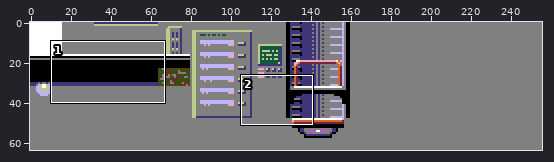
Sprite sheet, stored at resources/tilesets/level0.png. Above, an overview of the earlier version with the close-up marked.
Close-up. As it was:
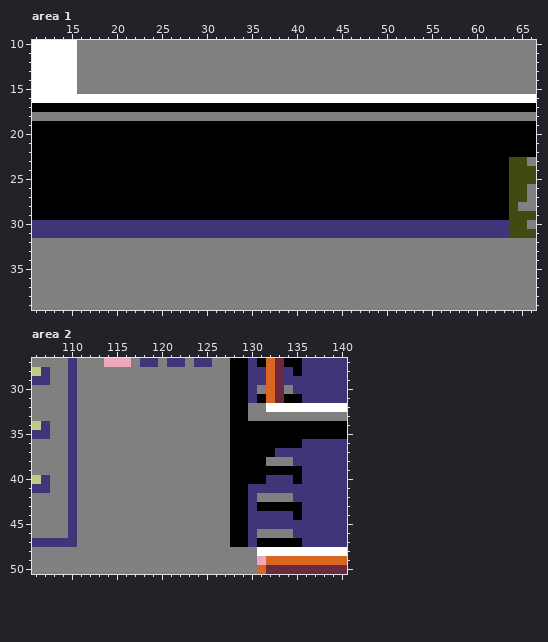
The file is 256x64 pixels. Colours within 5 levels of each other are drawn and written as one. Shown: area 1: x 11..66, y 10..39; area 2: x 106..140, y 27..50.
The result:
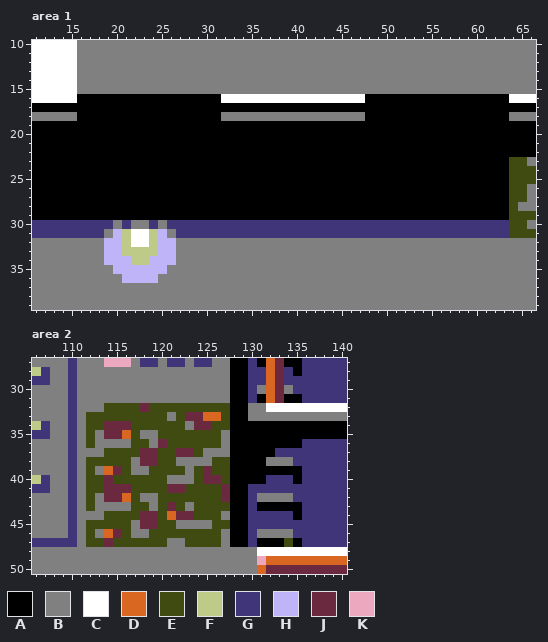
Palette (. is transparent): A #000000  B #808080  C #ffffff  D #d96722  E #404b12  F #beca87  G #403578  H #bfb4f8  J #6b2940  K #eca8bf
Changes in this commit:
Area 1:
Colour A replaces colour B in row 18 at x 16 to 31 and 48 to 63.
Colour A replaces colour C in row 16 at x 16 to 31 and 48 to 63.
Colour B replaces colour G in row 30 at x 20, 22 to 23 and 25; in row 31 at x 19 and 26.
Colour C replaces colour B in row 32 at x 22 to 23.
Colour C replaces colour G in row 31 at x 22 to 23.
Colour F replaces colour B in row 32 at x 21 and 24; in row 33 at x 21 to 24; in row 34 at x 22 to 23.
Colour F replaces colour G in row 31 at x 21 and 24.
Colour H replaces colour B in rows 32 to 33 at x 19 to 20 and 25 to 26; in row 34 at x 19 to 21 and 24 to 26; in row 35 at x 20 to 25; in row 36 at x 21 to 24.
Colour H replaces colour G in row 31 at x 20 and 25.
Area 2:
Colour D replaces colour B in row 33 at x 125 to 126; in row 35 at x 116; in row 39 at x 114; in row 42 at x 116; in row 44 at x 121; in row 46 at x 114.
Colour E replaces colour A in row 47 at x 134.
Colour E replaces colour B in row 32 at x 114 to 117 and 119 to 127; in row 33 at x 112 to 120, 122 and 127; in row 34 at x 112 to 113, 117 to 122 and 126 to 127; in row 35 at x 112, 117 and 120 to 126; in row 36 at x 112, 117 to 118 and 121 to 126; in row 37 at x 114 to 117, 120 to 121 and 124.
Colour E replaces colour B in row 38 at x 112 to 116, 120 to 121 and 126 to 127; in row 39 at x 112, 116, 119 to 122, 124 and 126 to 127; in row 40 at x 112 to 113, 115 to 120, 124 and 127; in row 41 at x 112 to 113, 117 to 120 and 123 to 126; in row 42 at x 112, 117 and 120 to 126; in row 43 at x 112, 117 to 118, 120, 122 and 124 to 127.
Colour E replaces colour B in row 44 at x 114 to 117, 120 and 124 to 126; in row 45 at x 112 to 116, 120 to 121 and 126 to 127; in row 46 at x 112, 116 and 119 to 126; in row 47 at x 112 to 113, 115 to 120 and 123 to 126.
Colour J replaces colour B in row 32 at x 118; in row 33 at x 123 to 124; in row 34 at x 114 to 116 and 124 to 125; in row 35 at x 114 to 115; in row 36 at x 120; in row 37 at x 118 to 119 and 122 to 123.
Colour J replaces colour B in row 38 at x 118 to 119; in row 39 at x 115 and 125; in row 40 at x 114 and 125 to 126; in row 41 at x 114 to 116, 121 to 122 and 127; in row 42 at x 114 to 115 and 127; in row 43 at x 121.
Colour J replaces colour B in row 44 at x 118 to 119 and 122 to 123; in row 45 at x 118 to 119; in row 46 at x 115; in row 47 at x 114.
